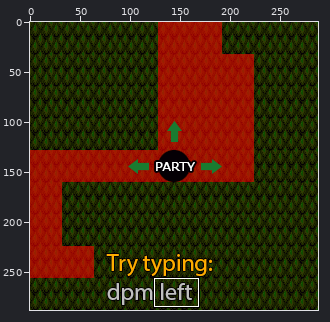
Sprite sheet, stored at assets/maps/Tutorial/slices/9-14.png. The first picture is a wide view before the edit; the outline marks the close-up.
Close-up. Before the commit:
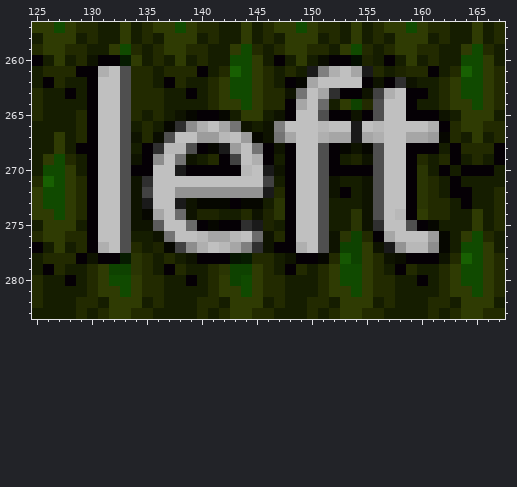
The file is 288x288 pixels. Colours within 5 levels of each other are drawn and written as one. Shown: x 125..167, y 257..283. The commit also changed other parts of the picture, which this record leaves out.
Once edited:
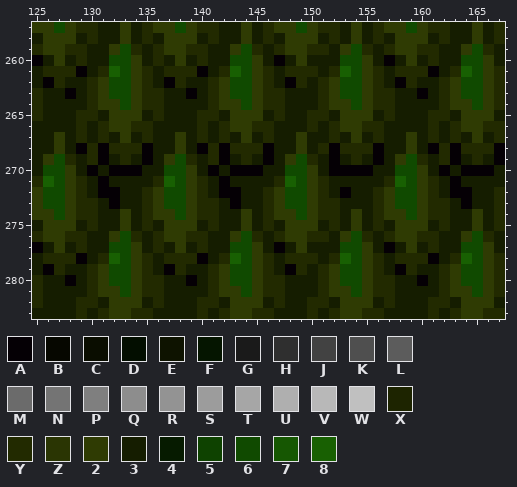
Palette (. is transparent): A #050005  B #060700  C #0a0d00  D #030e00  E #0e1300  F #051500  G #1a1a1a  H #2f2f2f  J #424242  K #4f4f4f  L #5c5c5c  M #6b6b6b  N #747474  P #7f7f7f  Q #8d8d8d  R #939393  S #9c9c9c  T #a6a6a6  U #afafaf  V #b8b8b8  W #c0c0c0  X #1d2400  Y #222a00  Z #2a3503  2 #2f3b03  3 #151d00  4 #061b00  5 #0e4200  6 #104a00  7 #165702  8 #186002
Difference:
y 260: x 130..133 EAA4 -> 3366; x 151..155 CAADX -> 33662
y 261: x 130..134 AUWKY -> 3Y862; x 149..155 3GPUWTG -> YY3Y862; x 158 X -> Y
y 262: x 130..134 AWWKY -> Y2662; x 149..159 BTWWWWAEAHE -> Y3Y2662Y3AY
y 263: x 130..134 AWWKY -> Y2662; x 148..159 ENWTHAAEJUWA -> 333Y2662YY33
y 264: x 130..134 AWWKY -> Y2262; x 148..152 ATWM3 -> 333Y2; x 154..159 5YKWWA -> 62YY33
y 265: x 130..134 AWWKY -> Y3222; x 138..143 EBAAB3 -> 33YY32; x 147..162 EAWWKAAEAKWWAAAE -> Y33YY32223Y333YY
y 266: x 130..134 AWWK3 -> 3Y22Y; x 137..162 BHQUWTNE3EPWWWVWWGWVWWWWUA -> 333Y3Y22YY333Y3Y22YY3333Y3
y 267: x 130..134 AWWKE -> 3Y323; x 136..162 CKWWSSVWSBENTWWUTTGTUWWTTSB -> 3323Y3Y323Y33233Y323Y3323Y3
y 268: x 130..134 AWWK3 -> YAYYY; x 136..139 HVVK -> 3323; x 141..145 BGSWN -> YAYYY; x 147..151 EAWWK -> 3323Y; x 153..160 BEBKWWAA -> YYYA3323; x 162 3 -> Y
y 269: x 130..134 AWWKE -> YA3Y3; x 136..139 QWNE -> 326Y; x 143..145 JWU -> 3Y3; x 148..151 AWWK -> 26Y3; x 154..159 XEKWWA -> Y3A326
y 270: x 131..133 WWK -> 3AA; x 135..140 AWWGAA -> 336623; x 142 A -> 3; x 144..151 VWGEAWWK -> AA336623; x 156..160 KWWAZ -> 33662
y 271: x 130..152 AWWKEHWWWWWWWWWWJ3AWWKE -> 3A3333Y862Y3A3333Y862Y3; x 155..160 EKWWAZ -> 33Y862
y 272: x 130..152 AWWKEJWWRRRRRRRRGYAWWKE -> 3AA33Y2662Y3AA33Y2662Y3; x 155..160 EKWWAZ -> 3Y2662
y 273: x 130..142 AWWKEGWWGEBBB -> Y3A33Y2662YY3; x 144..152 BB3ZAWWK3 -> 33Y2662YY; x 155..160 EKWWAZ -> 3Y2662
y 274: x 130..141 AWWKEBTWMEXX -> Y3323Y2262YY; x 144..152 YEXZAWWK3 -> 23Y2262YY; x 154..159 ZEKWVA -> 23Y226
y 275: x 130..146 AWWKEELWWMABAAHGX -> Y3323Y32223Y3323Y; x 148..152 AWWK3 -> 2223Y; x 154..162 ZEHWWKAB3 -> 23Y32223Y
y 276: x 130..134 AWWK3 -> 3326Y; x 136..146 ENWWVTTVWME -> Y22YY3326Y3; x 148..154 AWWKEZ5 -> 22YY326; x 156..162 ATWWWSB -> 3Y22YY3
y 277: x 130..134 AUWKY -> 33662; x 136..146 XBJQUWVTPHE -> Y323Y336623; x 148..154 AUWKE55 -> 3233366; x 156..162 EGRVVQB -> 3A323Y3
y 278: x 130..134 EAA4Z -> 3Y862; x 138..139 3E -> YY; x 141..145 AAF4Y -> 3Y862; x 148..151 EAAB -> YYY3; x 153..154 75 -> 86; x 157..160 ECAA -> 3YYY; x 162 E -> 3
y 279: x 132..134 55Z -> 662; x 142..144 Z55 -> 266
y 280: x 143 5 -> 6
Changed places in both close-ups, as pixel boxes (x1, y1, x2, y2):
changed: (87, 55, 450, 286)
